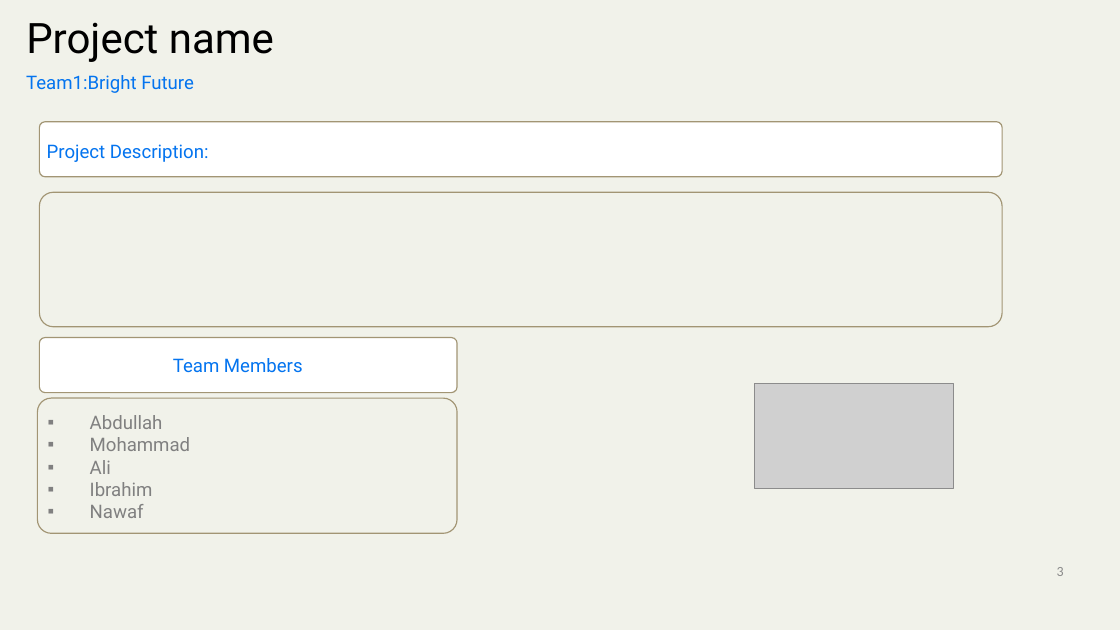
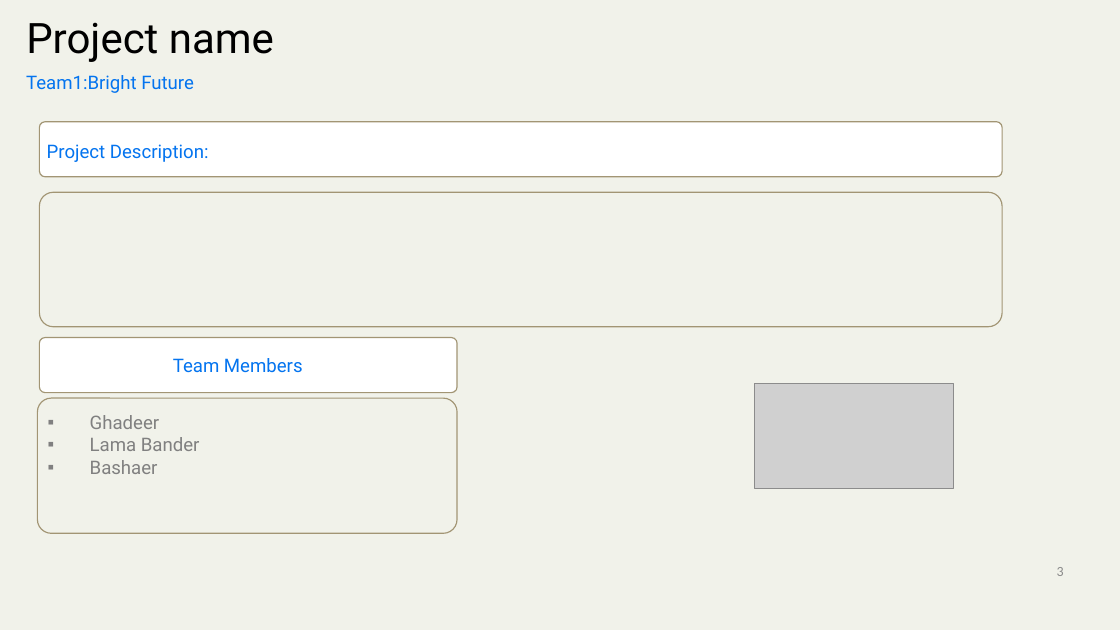
Before and after one commit to mickknutson/SITE_BOOTCAMP_QA, a slide deck: slide 3 of StudentWork/Besh/SITE Report Bashaer.pptx. Drawn at 1120x630 pixels with LibreOffice and Linux fonts; fonts in the diff are those of the drawing; grey boxes stand for pictures; background and template pictures are left out. Boxes give left, top, right and bottom in pixels: in the first picture for what was removed or moved away, otherwise in the second. Text is boxed around its words. In the diff, an @@ line names an element or a change of style, - is before the commit and + after.

```diff
--- a/StudentWork/Besh/SITE Report Bashaer.pptx
+++ b/StudentWork/Besh/SITE Report Bashaer.pptx
@@ text at box(90, 415, 200, 474): text changed @@
-▪ Abdullah
-▪ Mohammad
-▪ Ali
-▪ Ibrahim
-▪ Nawaf
+▪ Ghadeer
+▪ Lama Bander
+▪ Bashaer
```
Also in this commit, not shown: 7 other files.
